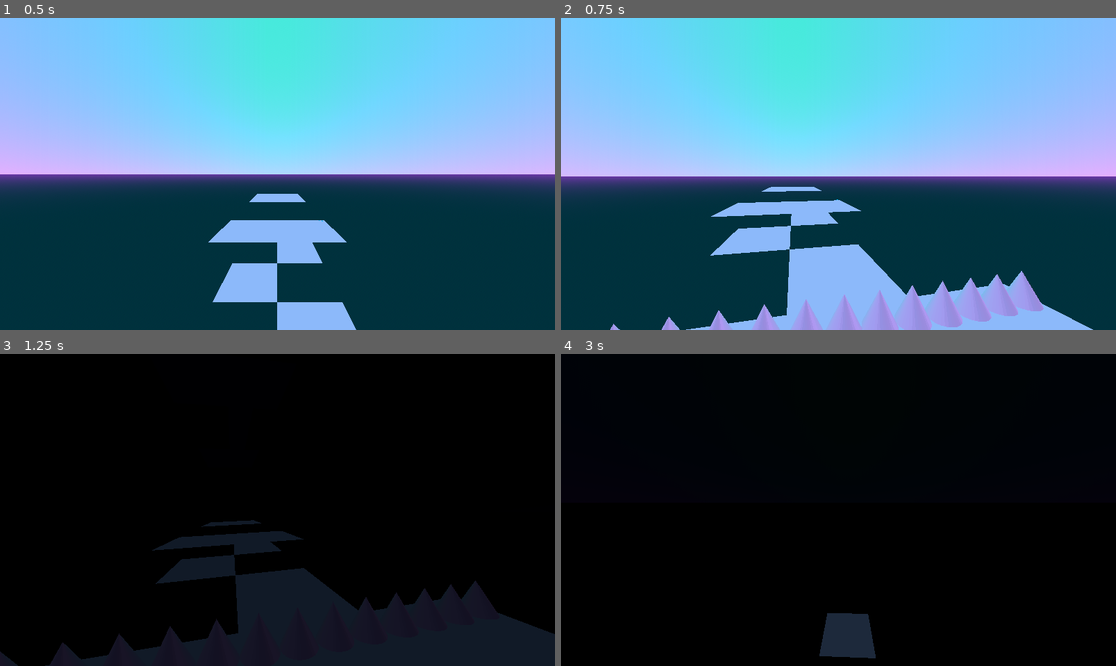
Above: before the commit, frames 1-4 (two rows, left to right).
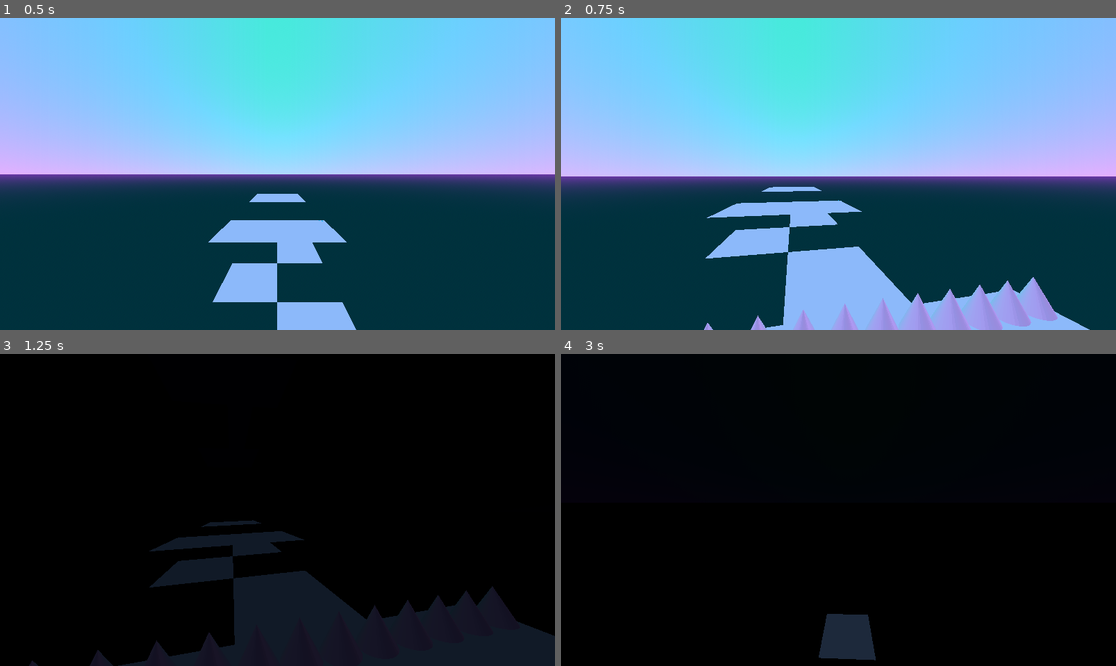
Above: after the commit, the same moments.

Repository: william-v4/flippydemo
Game: Godot game, scene res://lvl1.tscn
Two runs of this game, one before a commit and one after it. Both use one fixed random seed, a clock stepped at 60 frames per second and the inputs below. Before the commit the project has no main scene; this scene is started directly in both runs.
Inputs (mouse positions are in pixels of both pictures, inside the frame that each line leads up to):
- Up to frame 1 (0.5 s): no input
- Up to frame 2 (0.75 s): tap Enter at 0.5 s; move the mouse to (866, 174) at 0.52 s; hold W (forward) from 0.53 s (still down); click (866, 174) at 0.67 s
- Up to frame 3 (1.25 s): keep holding W (forward); tap J (jump) at 0.77 s
- Up to frame 4 (3 s): keep holding W (forward); move the mouse to (810, 510) at 1.27 s; tap J (jump) at 1.52 s; tap Space (up) at 2 s; move the mouse to (849, 503) at 2.02 s; tap Enter at 2.75 s; move the mouse to (832, 516) at 2.77 s; click (832, 516) at 2.92 s

Frame 1 is identical in both runs. In frame 2, 3.2% of the frame differs, in the area x 8-96%, y 54-100%; in frame 3, 3.1%; in frame 4, 0.1%.

Commit message:
forgor to specify main scene

Diff:
--- a/player.gd
+++ b/player.gd
@@ -2,7 +2,7 @@
 # wasd / joystick
 var inputvec : Vector2
 # player speed
-var speed : float = 2
+var speed : float = 3
 # mouse movement
 var mousevec : Vector2
 # mouse sensitivity
--- a/project.godot
+++ b/project.godot
@@ -11,6 +11,7 @@
 [application]
 
 config/name="parallelsdemo"
+run/main_scene="res://lvl1.tscn"
 config/features=PackedStringArray("4.2", "Mobile")
 config/icon="res://icon.svg"
 
Not shown, changed: export_presets.cfg
Renamed: web/index.144x144.png -> index.144x144.png
Not shown, added: index.144x144.png.import
Renamed: web/index.180x180.png -> index.180x180.png
Not shown, added: index.180x180.png.import
Renamed: web/index.512x512.png -> index.512x512.png
Not shown, added: index.512x512.png.import
Renamed: web/index.manifest.json -> index.manifest.json
Renamed: web/index.png -> index.png
Not shown, added: index.png.import
Not shown, removed: web/index.144x144.png.import
Not shown, removed: web/index.180x180.png.import
(and 18 more such lines)
